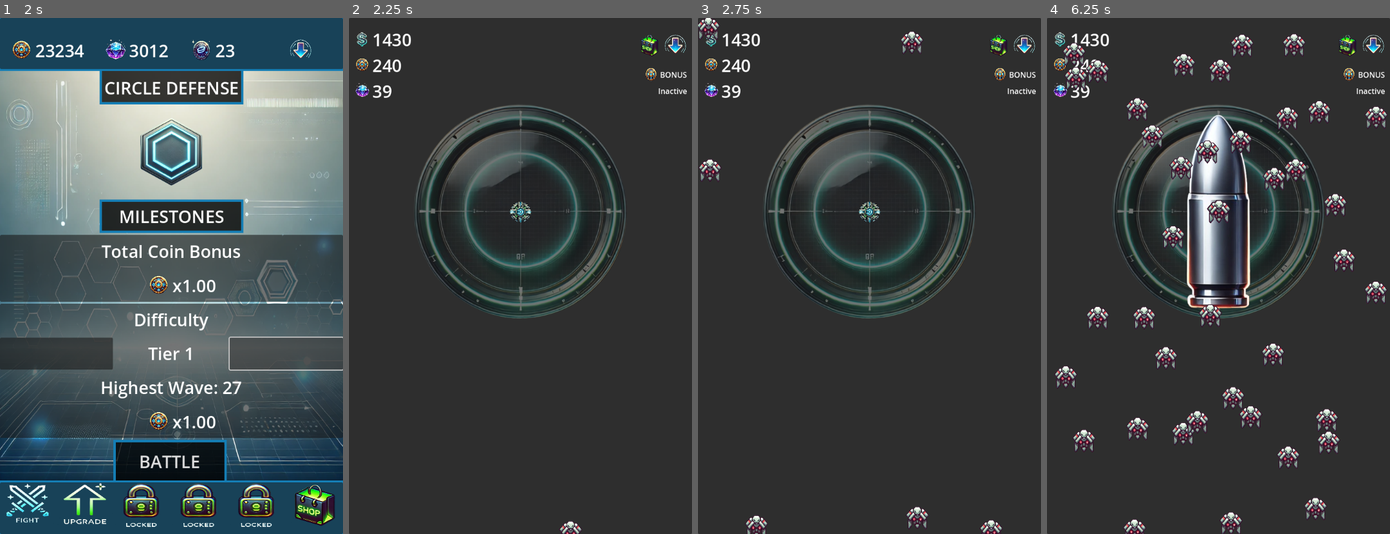
Above: before the commit, frames 1-4 (left to right).
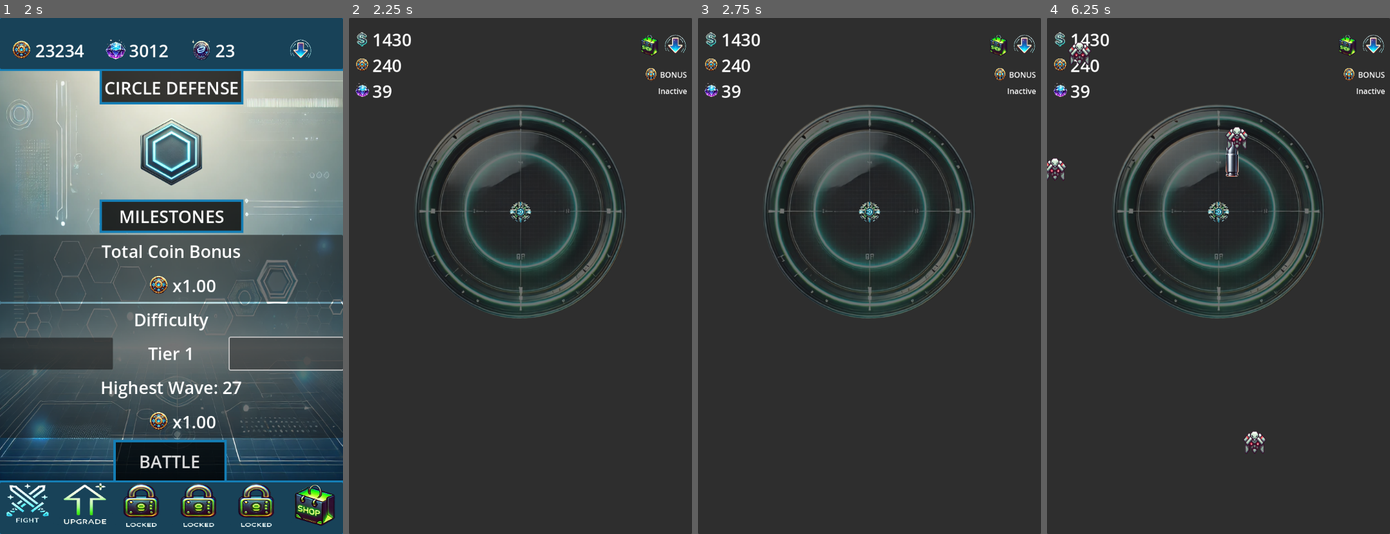
Above: after the commit, the same moments.

Repository: ascyrax/circle-defence
Game: Godot game, scene res://main.tscn
The game is run twice, just before and just after one commit, with the same random seed, the same clock (stepped at 60 frames per second) and the same inputs.
Inputs (mouse positions are in pixels of both pictures, inside the frame that each line leads up to):
- Up to frame 1 (2 s): click (54, 353) at 0.5 s; click (284, 353) at 1.25 s
- Up to frame 2 (2.25 s): click "BATTLE" at 2 s
- Up to frame 3 (2.75 s): no input
- Up to frame 4 (6.25 s): no input

Frame 1 is identical in both runs. In frame 2, 0.1% of the frame differs, in the area x 61-68%, y 97-100%; in frame 3, 0.9%; in frame 4, 11%, in the area x 0-100%, y 3-100%.

Commit message:
bullet targets enemies

Diff:
--- a/bullet.gd
+++ b/bullet.gd
@@ -1,5 +1,9 @@
 extends Node2D
 
+@export var speed: float = 150.0
+var direction:Vector2 = Vector2.ZERO
+var targetEnemey: Area2D
+var damage: float
 
 # Called when the node enters the scene tree for the first time.
 func _ready() -> void:
@@ -8,4 +12,15 @@
 
 # Called every frame. 'delta' is the elapsed time since the previous frame.
 func _process(delta: float) -> void:
-	pass
+	position += direction * speed * delta
+
+func _set_direction(newDirection: Vector2):
+	print("set_direction: ", newDirection)
+	direction = newDirection
+
+func set_target_enemy(enemy: Area2D):
+	targetEnemey = enemy
+	_set_direction((enemy.global_position - global_position).normalized())
+
+
+# on collision between the bullet and the enemy, destroy the bullet, and reduce enemy health
--- a/bullet.tscn
+++ b/bullet.tscn
@@ -7,7 +7,8 @@
 radius = 64.0
 height = 402.0
 
-[node name="Bullet" type="Node2D"]
+[node name="Bullet" type="Node2D" groups=["bullets"]]
+scale = Vector2(0.2, 0.2)
 script = ExtResource("1_cuktq")
 
 [node name="Sprite2D" type="Sprite2D" parent="."]
--- a/enemy.gd
+++ b/enemy.gd
@@ -3,18 +3,17 @@
 @export var speed: float = randi_range(50, 150)  # Speed of the enemy
 var direction = Vector2.ZERO  # Direction toward the center
 var shooterContainerPosition : Vector2
+var health: float = 1.0
 
-func set_direction(new_direction: Vector2, newShooterPosition: Vector2):
-	direction = new_direction
+func set_direction(newDirection: Vector2, newShooterPosition: Vector2):
+	direction = newDirection
 	shooterContainerPosition = newShooterPosition
 
-# Called every frame. 'delta' is the elapsed time since the previous frame.
 func _process(delta):
-	# Move the enemy toward the center
+	# this logic can be time intesive. we can just remove recalculation of direction :)
 	direction = (shooterContainerPosition - position).normalized()
 	position += direction * speed * delta
 
-# Called when the node enters the scene tree for the first time.
 func _ready() -> void:
 	call_deferred("_set_enemy_sprite_scale")
 
--- a/enemy.tscn
+++ b/enemy.tscn
@@ -6,7 +6,7 @@
 [sub_resource type="RectangleShape2D" id="RectangleShape2D_77btb"]
 size = Vector2(50, 50)
 
-[node name="Enemy" type="Node2D"]
+[node name="Enemy" type="Node2D" groups=["enemies"]]
 script = ExtResource("1_vvxsc")
 
 [node name="Area2D" type="Area2D" parent="."]
--- a/gamePlay.gd
+++ b/gamePlay.gd
@@ -2,7 +2,7 @@
 
 @export var enemyScene: PackedScene  # Drag your Enemy scene here
 @export var shooterScene: PackedScene
-var enemySpawnInterval: float = 0.1
+var enemySpawnInterval: float = 1
 var shooterContainerPosition
 var shooterGlobalPosition
 
--- a/shooter.gd
+++ b/shooter.gd
@@ -1,8 +1,11 @@
 extends Node2D
 
 @export var bulletScene: PackedScene
-var enemiesInRange: Array
+var enemiesInRange: Array # TODO. CHANGE THIS TO AN OPTIMAL DATA STRUCTURE
+# REQUIRED: OPTIMAL ELEMENT REMOVAL,
 var attackRate: float = 1.0
+var isShooterIdle: bool = true
+var bulletSpawnTimer: Timer
 
 # Called when the node enters the scene tree for the first time.
 func _ready() -> void:
@@ -13,18 +16,50 @@
 	pass
 
 func _add_bullet_timer():
-	var bulletSpawnTimer = Timer.new()
+	bulletSpawnTimer = Timer.new()
 	add_child(bulletSpawnTimer)
 	bulletSpawnTimer.wait_time = 1.0 / attackRate
 	bulletSpawnTimer.one_shot = false
-	bulletSpawnTimer.connect("timeout", _spawn_bullet)
+	bulletSpawnTimer.connect("timeout", _shoot_enemy)
 	bulletSpawnTimer.start()
 
 func _enemy_in_shooting_radius(area: Area2D) -> void:
-	enemiesInRange.append(area)
+	if(area.get_parent().is_in_group("enemies")): # i have placed only the root nodes in groups
+		enemiesInRange.append(area)
+		# if the enemy entering shooting range enters at a time when bulletSpawnTimer is lets
+		# say midway and still has half the time before it reach timeout. we don't want the
+		# shooter to wait this time :)
+		if isShooterIdle:
+			_spawn_bullet()
+			bulletSpawnTimer.stop()
+			bulletSpawnTimer.start()
+			isShooterIdle = false
+
+func _shoot_enemy():
+	# do this only if an enemy exist within the range
+	if(enemiesInRange.size()):
+		_spawn_bullet()
+	else:
+		isShooterIdle = true
 
 func _spawn_bullet():
-	# do this only if an enemy exist within the range
+	var bullet = bulletScene.instantiate()
+	# TODO: scale the bullet using code :), currently its scaled using inspector
+	bullet.damage = 1.0 # TODO. replace the hardcoded value
 	if(enemiesInRange.size()):
-		var bullet = bulletScene.instantiate()
 		add_child(bullet)
+		print(enemiesInRange.size(), enemiesInRange)
+		var enemyArea2D = enemiesInRange[0] as Area2D
+		var enemyRootNode2D = enemyArea2D.get_parent()
+		bullet.set_target_enemy(enemyArea2D)
+
+		# each bullet goes to a valid target.
+		# i dont want a bullet to leave for an enemy target which is destroyed before the
+		# bullet even reaches it
+		# hence, i am deciding previously a legit target for each bullet
+		# hence, i have removed any enemy which is alive when the next bullet leave the
+		# shooter, but will be dead before this bullet could reach it
+		if(enemyRootNode2D.health <= bullet.damage):
+			enemiesInRange.erase(enemyArea2D) # TODO. USE AN OPTIMAL METHOD
+		else:
+			enemyRootNode2D.health -= bullet.damage
